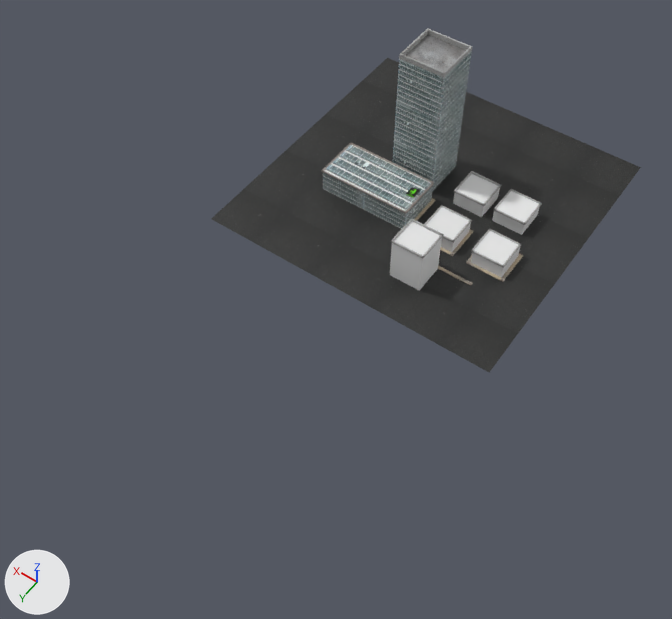
The Blender file scene02.blend as it was, and as the next commit left it.
One viewpoint serves both versions: a 50 mm lens placed at (-190.0, 368.0, 408.0), pointed at (-10.0, 116.0, 12.0). The lights are fixed; the arrows at lower left show +X, +Y and +Z.

Before the edit, the objects in view are built like this:
```python
ob_cube_001 = bpy.data.objects.new('Cube.001', me_cube_009)
ob_cube_001.location = (57.0, 21.0, 15.0)
ob_cube_001.rotation_euler = (0.0, 0.0, -1.571)  # degrees (0, 0, -90)
ob_cube_004 = bpy.data.objects.new('Cube.004', me_cube_006)
ob_cube_004.location = (-25.0, -10.0, 5.0)
ob_cube_006 = bpy.data.objects.new('Cube.006', me_cube_008)
ob_cube_006.location = (14.9, -14.2, 0.0)
ob_plane = bpy.data.objects.new('Plane', me_plane)
ob_plane.location = (0.8, -0.1, 0.0)
ob_plane.scale = (95.8, 95.8, 95.8)
ob_plane_001 = bpy.data.objects.new('Plane.001', me_plane_001)
ob_plane_001.location = (2.7, 20.0, 15.2)
ob_plane_001.scale = (2.76, 3.33, 1.0)
# also in view: 'Cube.002' at (-25.0, 60.0, 14.0); 'Cube.005' at (-52.0, -11.0, 5.0); 'Cube.003' at (-25.0, 25.0, 5.0); 'Cube.010' at (-58.0, 25.0, 5.0); 'Cube' at (27.0, 21.0, 8.0)
```
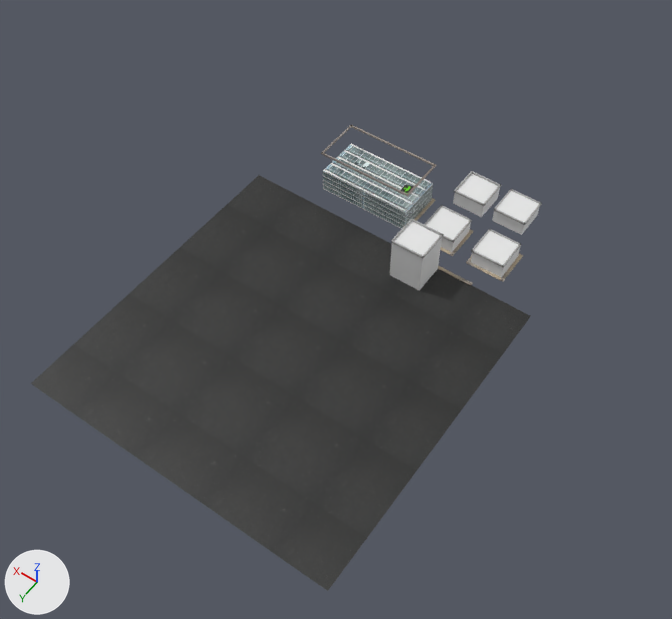
The change, as a list of edits to the scene's bpy script:
```text
Change ob_plane_001:
    ob_plane_001.location: (2.7, 20.0, 15.2) -> (7.0, 19.9, 15.0)
Change ob_plane:
    ob_plane.location: (0.8, -0.1, 0.0) -> (0.8, 145.2, 0.0)
Change ob_cube_001:
    ob_cube_001.location: (57.0, 21.0, 15.0) -> (57.0, 21.0, 29.3)
Change ob_cube_006:
    add ob_cube_006.hide_set(True)  # its collection is switched off
```

Pixel boxes (x1, y1, x2, y2) of what changed, in the pictures (672 x 619 px):
'Plane', moved
    before: (211, 58, 641, 372)
    after: (31, 175, 531, 591)
'Cube.006', hidden
    before: (393, 28, 472, 192)
'Cube.001', moved
    before: (321, 143, 434, 214)
    after: (321, 125, 436, 197)
'Plane.001', moved
    before: (406, 188, 420, 198)
    after: (401, 185, 414, 193)
